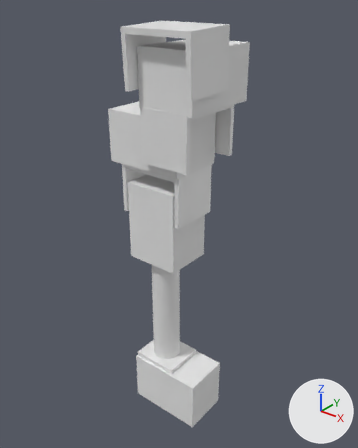
A saved change to the Blender file neck.blend.
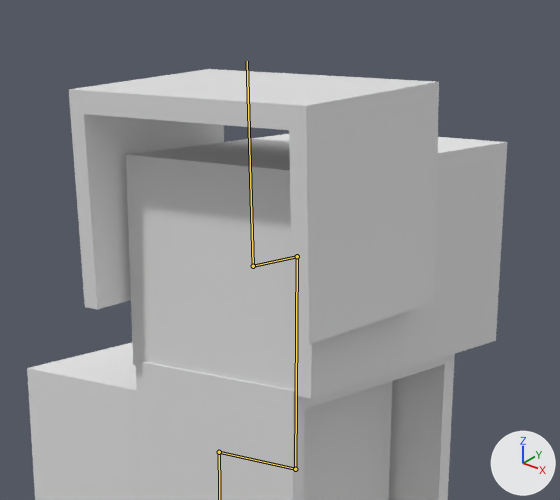
There are two pictures of each version: one whole from a 50 mm lens placed at (0.2294, -0.2474, 0.3553), pointed at (0.0031, 0.0356, 0.1799), one close up on the part from 28% to 74% of the width and 0% to 33% of the height. The axes (+X, +Y, +Z) are drawn at lower right. The lights are the same throughout. Both versions are drawn at the pose saved in each file; the numbers are the values there. The bones that bend it are drawn over the model as lines in the close-ups.

The first close-up shows 'NeckDM2', 'NeckDM2Bracket', 'NeckDM3', 'NeckDM3Bracket'.
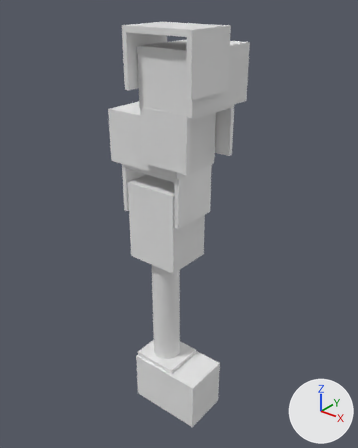
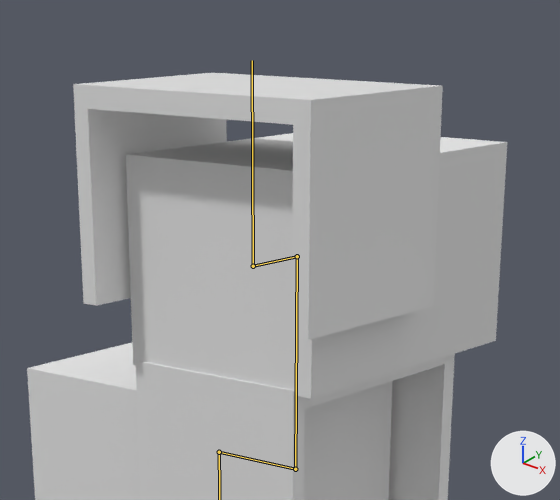
The change in detail:
Bone 'Bone.006' (bone_bone_006) turns from (-2, 0, -2) to (0, 0, 0) degrees about its own x, y and z.

What differs and where, as boxes [x1, y1, x2, y2] in the close-ups (560 x 500 px):
'NeckDM3Bracket', posed
    before: [69, 69, 439, 344]
    after: [73, 73, 443, 340]
bone 'Bone.006', root to tip
    before: (253, 266) to (247, 61)
    after: (253, 266) to (252, 60)
